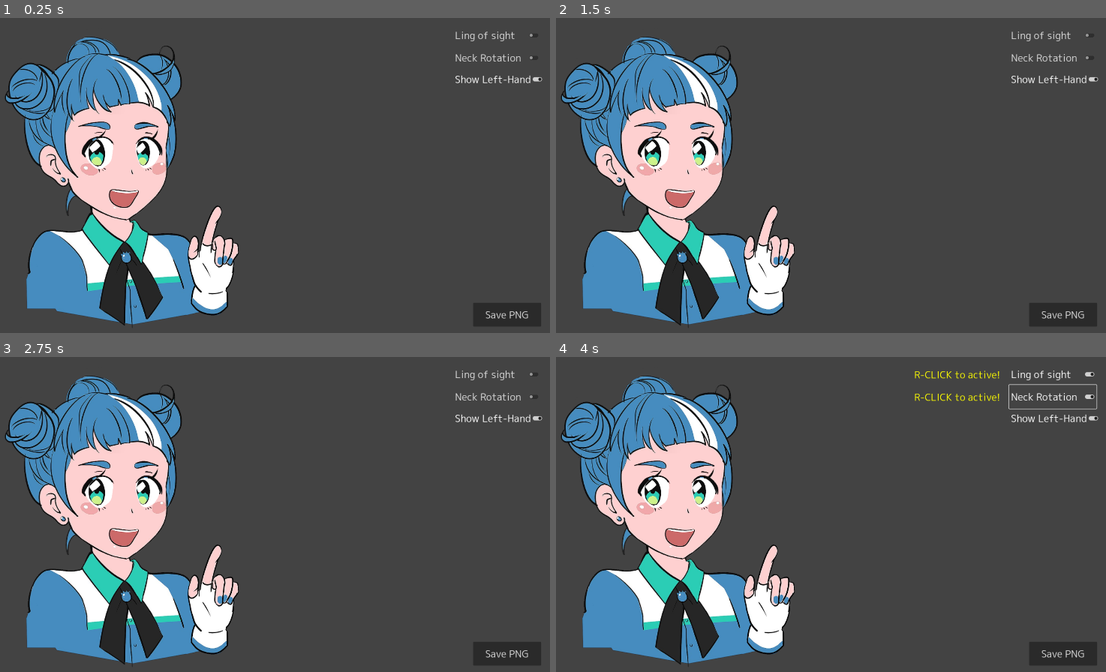
Above: before the commit, frames 1-4 (two rows, left to right).
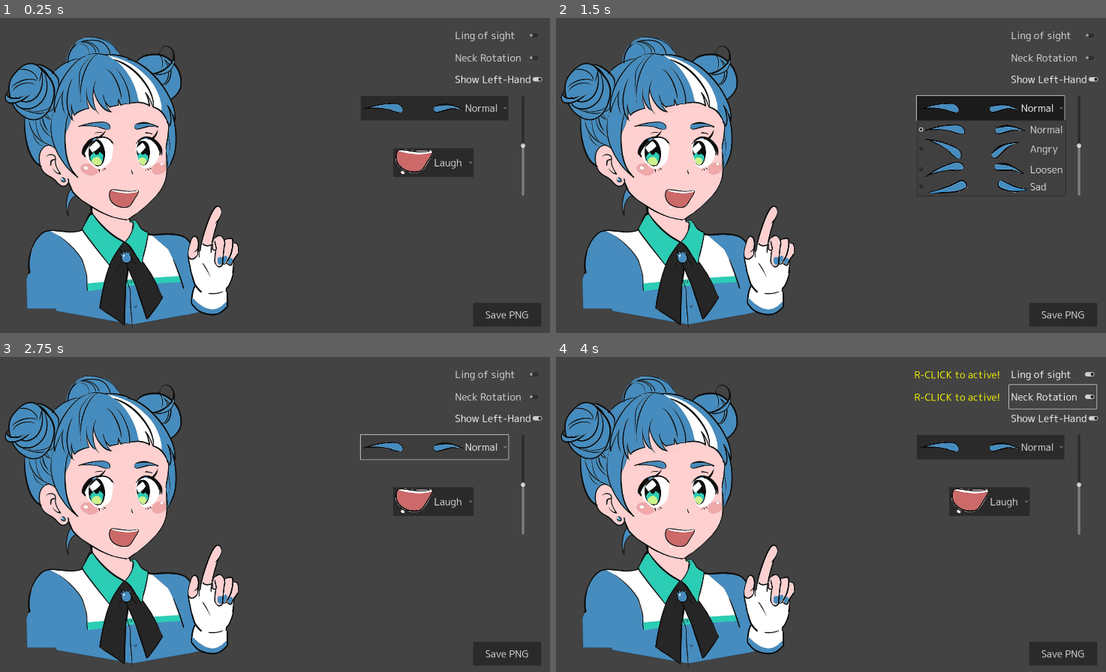
Above: after the commit, the same moments.

Repository: syun77/godotte_editor
Game: Godot game, scene res://Main.tscn
The game is run twice, just before and just after one commit, with the same random seed, the same clock (stepped at 60 frames per second) and the same inputs.
Inputs (mouse positions are in pixels of both pictures, inside the frame that each line leads up to):
- Up to frame 1 (0.25 s): no input
- Up to frame 2 (1.5 s): click (990, 162) at 0.5 s, where only the run after the commit has a clickable "Laugh"; click (990, 109) at 1.25 s, where only the run after the commit has a clickable "Normal"
- Up to frame 3 (2.75 s): click (434, 448) at 2 s, where only the run after the commit has a clickable "Normal"
- Up to frame 4 (4 s): click "Ling of sight" at 2.75 s; click "Neck Rotation" at 3.5 s

The runs differ from the first frame. In frame 1, 3.4% of the frame differs, in the area x 65-96%, y 24-57%; in frame 2, 3.4%; in frame 3, 1.9%; in frame 4, 3.4%.

Commit message:
パーツ変更を実装

Diff:
--- a/GodotteEditor/Main.gd
+++ b/GodotteEditor/Main.gd
@@ -5,6 +5,10 @@
 @onready var _eye = $Godotte/Vp/Head/Eyes/Normal/Mask/Eyes
 ## 頭.
 @onready var _head = $Godotte/Vp/Head
+## 眉毛.
+@onready var _eyebrows = $Godotte/Vp/Head/Eyebrows/Normal
+## 口.
+@onready var _mouse = $Godotte/Vp/Head/Mouses/Normal
 ## 左手.
 @onready var _left_hand = $Godotte/Vp/HandLeft
 
@@ -81,3 +85,15 @@
 ## PNGに保存する.
 func _on_button_save_pressed() -> void:
 	_save_png()
+
+## 眉毛パーツ変更.
+func _on_option_eyebrows_item_selected(index: int) -> void:
+	_eyebrows.texture = $UI/OptionEyebrows.get_item_icon(index)
+
+## 口パーツ変更.
+func _on_option_mouse_item_selected(index: int) -> void:
+	_mouse.texture = $UI/OptionMouse.get_item_icon(index)
+
+## 眉毛の位置移動.
+func _on_slider_eyebrows_value_changed(value: float) -> void:
+	_eyebrows.offset.y = value * -1 # 逆方向.
--- a/GodotteEditor/Main.tscn
+++ b/GodotteEditor/Main.tscn
@@ -1,15 +1,22 @@
-[gd_scene load_steps=12 format=3 uid="uid://dcr1am36dife"]
-
-[ext_resource type="Texture2D" uid="uid://0uedy8aoimn5" path="res://assets/images/godotte/body.png" id="1_o71ur"]
+[gd_scene load_steps=19 format=3 uid="uid://dska5n33dn78a"]
+
 [ext_resource type="Script" path="res://Main.gd" id="1_or17u"]
 [ext_resource type="Theme" uid="uid://dc4sitk6sh6s1" path="res://assets/default_theme.tres" id="1_vf10m"]
-[ext_resource type="Texture2D" uid="uid://bws240ow6v44q" path="res://assets/images/godotte/head.png" id="2_60jum"]
+[ext_resource type="Texture2D" uid="uid://0uedy8aoimn5" path="res://assets/images/godotte/base/body.png" id="2_ibj0y"]
 [ext_resource type="Texture2D" uid="uid://bhin7bu2a6j7x" path="res://assets/images/godotte/eyes/open/white.png" id="3_el3pu"]
 [ext_resource type="Texture2D" uid="uid://hdmkcdd0qm0t" path="res://assets/images/godotte/mouse/laugh.png" id="3_i2wgv"]
+[ext_resource type="Texture2D" uid="uid://bws240ow6v44q" path="res://assets/images/godotte/base/head.png" id="3_uyccp"]
 [ext_resource type="Texture2D" uid="uid://cdahwmwgs64fw" path="res://assets/images/godotte/eyes/open/mask.png" id="4_txeb6"]
 [ext_resource type="Texture2D" uid="uid://dqdhocj845kl5" path="res://assets/images/godotte/eyes/open/eyes.png" id="5_xl76m"]
 [ext_resource type="Texture2D" uid="uid://bode2i0wipv8u" path="res://assets/images/godotte/eyebrows/normal.png" id="6_jcry5"]
-[ext_resource type="Texture2D" uid="uid://cwrqdstak8fxt" path="res://assets/images/godotte/hand_left.png" id="8_fwu6m"]
+[ext_resource type="Texture2D" uid="uid://cwrqdstak8fxt" path="res://assets/images/godotte/base/hand_left.png" id="9_ru6ou"]
+[ext_resource type="Texture2D" uid="uid://cgcshmk8gh1nc" path="res://assets/images/godotte/eyebrows/angry.png" id="11_3itgq"]
+[ext_resource type="Texture2D" uid="uid://46uov26s0y7" path="res://assets/images/godotte/eyebrows/loosen.png" id="12_a6oot"]
+[ext_resource type="Texture2D" uid="uid://bep73dsjfqgl8" path="res://assets/images/godotte/eyebrows/sad.png" id="13_ybopo"]
+[ext_resource type="Texture2D" uid="uid://cbhg5tecd2woi" path="res://assets/images/godotte/mouse/small.png" id="14_45ryd"]
+[ext_resource type="Texture2D" uid="uid://cfdxkhhprwb14" path="res://assets/images/godotte/mouse/angry.png" id="15_rk43o"]
+[ext_resource type="Texture2D" uid="uid://drl3yvvj73ho2" path="res://assets/images/godotte/mouse/closed.png" id="16_6s1nq"]
+[ext_resource type="Texture2D" uid="uid://bpwfgta77if0e" path="res://assets/images/godotte/mouse/trouble.png" id="17_t0ds7"]
 
 [sub_resource type="CanvasItemMaterial" id="CanvasItemMaterial_wuwje"]
 
@@ -31,17 +38,19 @@
 [node name="Vp" type="SubViewport" parent="Godotte"]
 disable_3d = true
 transparent_bg = true
+handle_input_locally = false
 size = Vector2i(1240, 1080)
+render_target_update_mode = 4
 
 [node name="Body" type="Sprite2D" parent="Godotte/Vp"]
 position = Vector2(501.6, 586.4)
 scale = Vector2(0.8, 0.8)
-texture = ExtResource("1_o71ur")
+texture = ExtResource("2_ibj0y")
 
 [node name="Head" type="Sprite2D" parent="Godotte/Vp"]
 position = Vector2(456, 624)
 scale = Vector2(0.8, 0.8)
-texture = ExtResource("2_60jum")
+texture = ExtResource("3_uyccp")
 offset = Vector2(-30, -310)
 
 [node name="Eyes" type="Node2D" parent="Godotte/Vp/Head"]
@@ -81,7 +90,7 @@
 [node name="HandLeft" type="Sprite2D" parent="Godotte/Vp"]
 position = Vector2(806.4, 816)
 scale = Vector2(0.8, 0.8)
-texture = ExtResource("8_fwu6m")
+texture = ExtResource("9_ru6ou")
 
 [node name="UI" type="CanvasLayer" parent="."]
 
@@ -138,4 +147,61 @@
 button_pressed = true
 text = "Show Left-Hand"
 
+[node name="OptionEyebrows" type="OptionButton" parent="UI"]
+offset_left = 1280.0
+offset_top = 288.0
+offset_right = 1753.0
+offset_bottom = 367.0
+theme = ExtResource("1_vf10m")
+item_count = 4
+selected = 0
+popup/item_0/text = "Normal"
+popup/item_0/icon = ExtResource("6_jcry5")
+popup/item_0/id = 0
+popup/item_1/text = "Angry"
+popup/item_1/icon = ExtResource("11_3itgq")
+popup/item_1/id = 1
+popup/item_2/text = "Loosen"
+popup/item_2/icon = ExtResource("12_a6oot")
+popup/item_2/id = 2
+popup/item_3/text = "Sad"
+popup/item_3/icon = ExtResource("13_ybopo")
+popup/item_3/id = 3
+
+[node name="SliderEyebrows" type="VSlider" parent="UI"]
+offset_left = 1768.0
+offset_top = 288.0
+offset_right = 1832.0
+offset_bottom = 608.0
+theme = ExtResource("1_vf10m")
+min_value = -32.0
+max_value = 32.0
+
+[node name="OptionMouse" type="OptionButton" parent="UI"]
+offset_left = 1384.0
+offset_top = 456.0
+offset_right = 1642.0
+offset_bottom = 548.0
+theme = ExtResource("1_vf10m")
+item_count = 5
+selected = 0
+popup/item_0/text = "Laugh"
+popup/item_0/icon = ExtResource("3_i2wgv")
+popup/item_0/id = 0
+popup/item_1/text = "Small"
+popup/item_1/icon = ExtResource("14_45ryd")
+popup/item_1/id = 1
+popup/item_2/text = "Angry"
+popup/item_2/icon = ExtResource("15_rk43o")
+popup/item_2/id = 2
+popup/item_3/text = "Closed"
+popup/item_3/icon = ExtResource("16_6s1nq")
+popup/item_3/id = 3
+popup/item_4/text = "Trouble"
+popup/item_4/icon = ExtResource("17_t0ds7")
+popup/item_4/id = 4
+
 [connection signal="pressed" from="UI/ButtonSave" to="." method="_on_button_save_pressed"]
+[connection signal="item_selected" from="UI/OptionEyebrows" to="." method="_on_option_eyebrows_item_selected"]
+[connection signal="value_changed" from="UI/SliderEyebrows" to="." method="_on_slider_eyebrows_value_changed"]
+[connection signal="item_selected" from="UI/OptionMouse" to="." method="_on_option_mouse_item_selected"]
Renamed: GodotteEditor/assets/images/godotte/body.png -> GodotteEditor/assets/images/godotte/base/body.png
Renamed: GodotteEditor/assets/images/godotte/hand_left.png -> GodotteEditor/assets/images/godotte/base/hand_left.png
Renamed: GodotteEditor/assets/images/godotte/head.png -> GodotteEditor/assets/images/godotte/base/head.png
Binary file added: GodotteEditor/assets/images/godotte/eyebrows/angry.png
Binary file added: GodotteEditor/assets/images/godotte/eyebrows/loosen.png
Binary file changed: GodotteEditor/assets/images/godotte/eyebrows/normal.png
Binary file added: GodotteEditor/assets/images/godotte/eyebrows/sad.png
Binary file added: GodotteEditor/assets/images/godotte/mouse/angry.png
Binary file added: GodotteEditor/assets/images/godotte/mouse/closed.png
Binary file added: GodotteEditor/assets/images/godotte/mouse/small.png
Binary file added: GodotteEditor/assets/images/godotte/mouse/trouble.png
